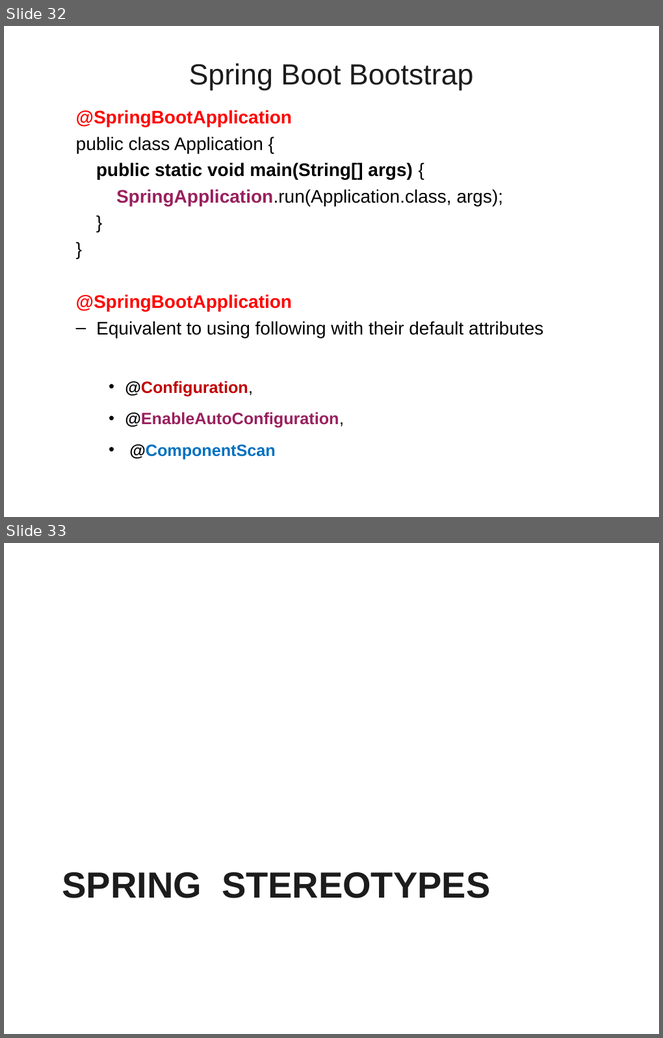
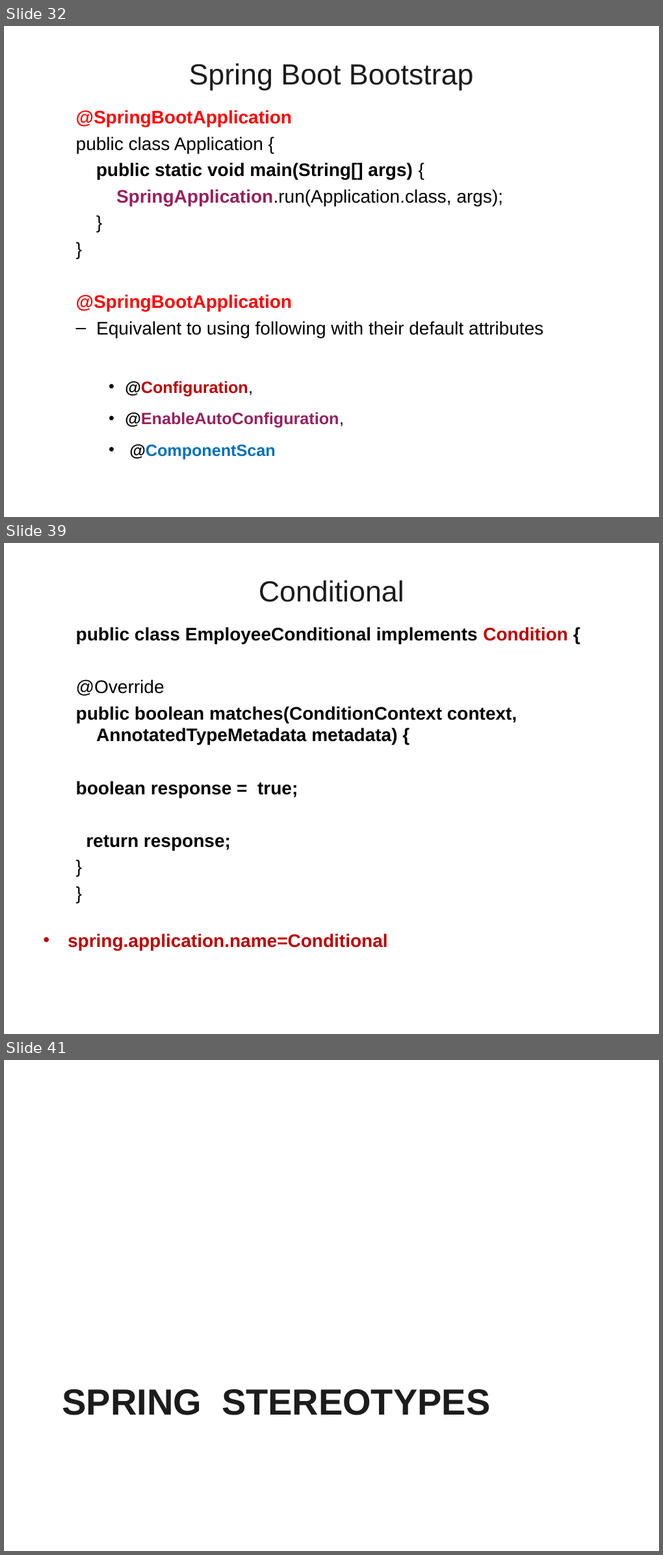
Before and after one commit to vatsanTraining/corejava, a slide deck: SpringBoot_Module1.ppt. Shown one above the other, each under a label of ours: slides 32 and 33 before the commit, slides 32, 39 and 41 after it; the slides between them are not shown. The pictures are 663x1038 and 663x1555 pixels, drawn with LibreOffice and Linux fonts; fonts in the diff are those of the drawing; background and template pictures are left out. Boxes give left, top, right and bottom in pixels: in the first picture for what was removed or moved away, otherwise in the second. Text is boxed around its words. In the diff, an @@ line names an element or a change of style, - is before the commit and + after.

```diff
--- a/SpringBoot_Module1.ppt
+++ b/SpringBoot_Module1.ppt
@@ slide 39 added at box(4, 543, 659, 1034), background picture (left out) @@
@@ title added at box(259, 580, 404, 602), 32 pt, text #1C1C1C @@
+Conditional
@@ text added at box(68, 627, 568, 951), 20 pt, text #000000, bold @@
+  public class EmployeeConditional implements Condition {
+  @Override
+  public boolean matches(ConditionContext context, AnnotatedTypeMetadata metadata) {
+  boolean response = true;
+  return response;
+  }
+  }
+• spring.application.name=Conditional
@@ what was slide 33 is now slide 41 @@
```
Also in this commit, not shown: 1 slide changed, 7 other slides added.
